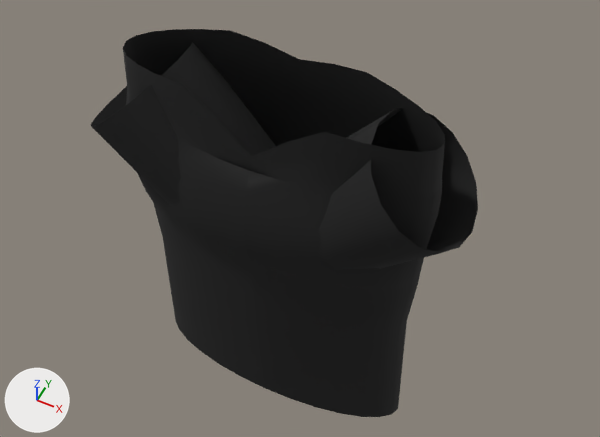
What one commit did to the glTF model frontend/public/garments/tshirt-crewneck/model.glb.
Both versions are drawn from a 50 mm camera at (0.403, -0.735, 0.945) aimed at (0.015, 0.041, -0.025). The lights are fixed; the arrows at lower left show +X, +Y and +Z. The older version comes first. Where no turn or scale is listed for an object, it has been applied to the vertices.

In view in the first picture: 'left_sleeve', 'right_sleeve', 'torso'.
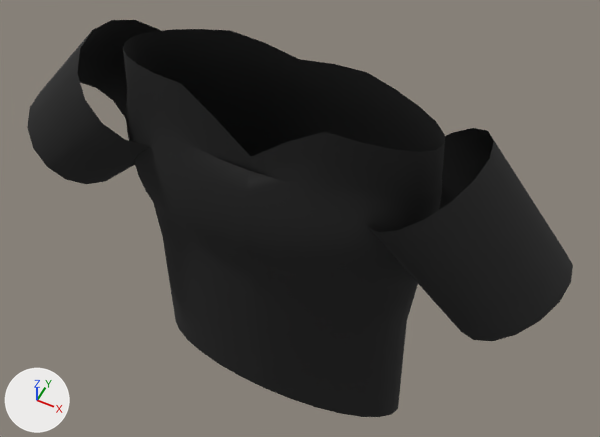
Changed parts and their boxes (x1, y1, x2, y2) in the pictures (600 x 437 px):
'left_sleeve', turned: before (319, 109, 478, 270); after (367, 128, 573, 341)
'right_sleeve', turned: before (91, 42, 276, 205); after (27, 20, 200, 184)

The change, as a diff of the scene's bpy script:
```diff
--- a/frontend/public/garments/tshirt-crewneck/model.glb.py
+++ b/frontend/public/garments/tshirt-crewneck/model.glb.py
@@ ob_left_sleeve @@
 ob_left_sleeve.location = (0.215, 0.0, 0.191)
-ob_left_sleeve.rotation_euler = (0.0, 0.748, 0.0)  # degrees (0, 43, 0)
+ob_left_sleeve.rotation_euler = (0.0, -0.748, 0.0)  # degrees (0, -43, 0)
@@ ob_right_sleeve @@
 ob_right_sleeve.location = (-0.215, 0.0, 0.191)
-ob_right_sleeve.rotation_euler = (0.0, -0.748, 0.0)  # degrees (0, -43, 0)
+ob_right_sleeve.rotation_euler = (0.0, 0.748, 0.0)  # degrees (0, 43, 0)
```
